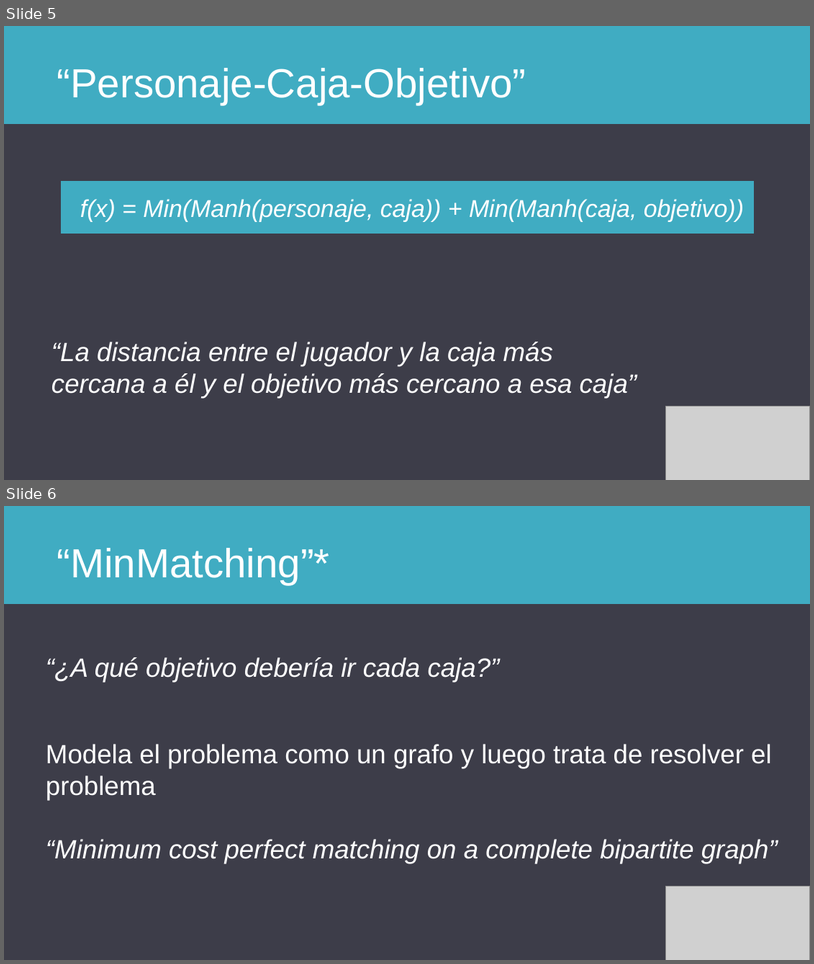
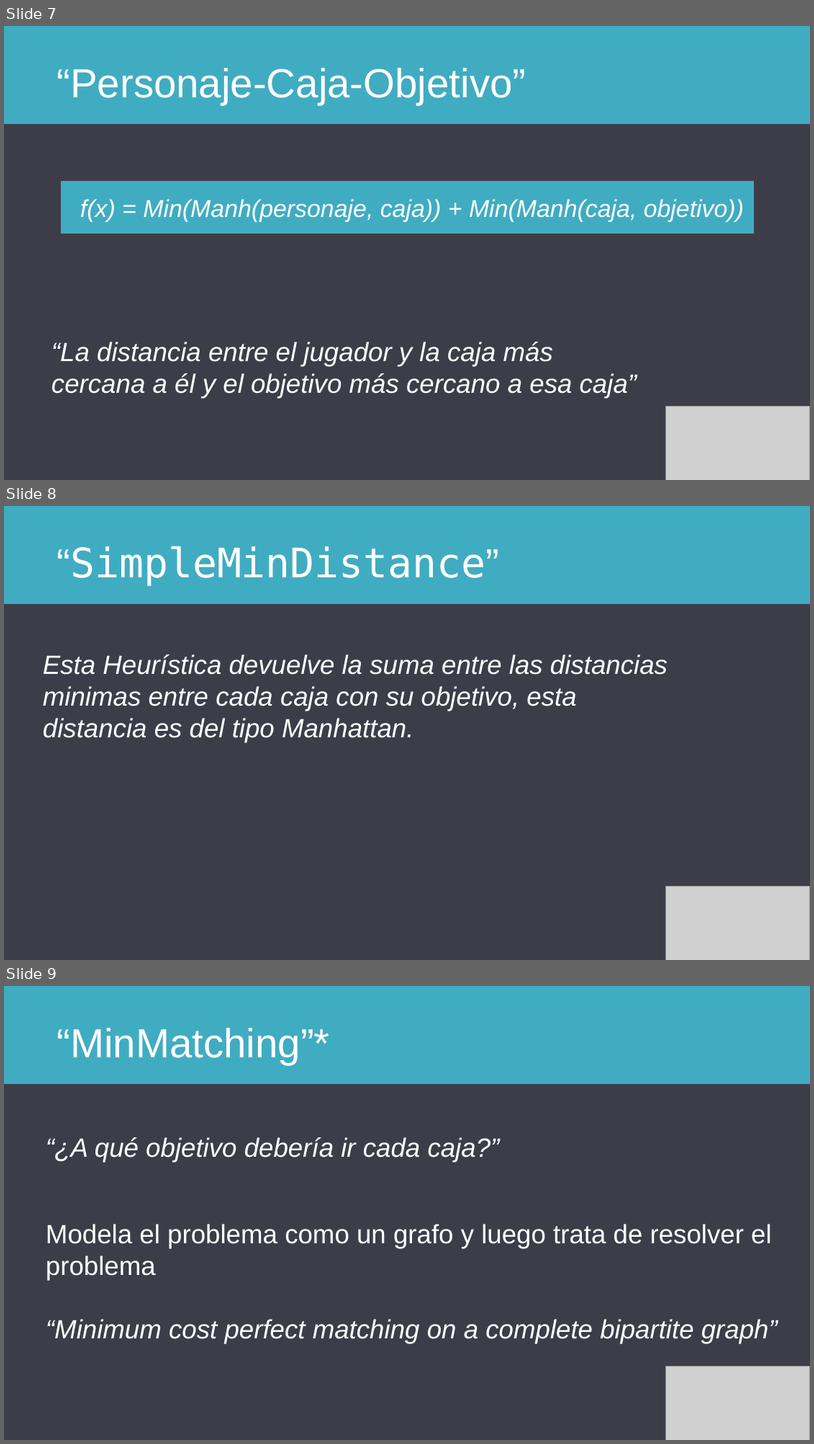
Before and after one commit to fermartin17/SIA_TP1, a slide deck: TP/presentacion_tp1.odp. Shown one above the other, each under a label of ours: slides 5 and 6 before the commit, slides 7, 8 and 9 after it. The pictures are 814x964 and 814x1444 pixels, drawn with LibreOffice and Linux fonts; fonts in the diff are those of the drawing; grey boxes stand for pictures. Boxes give left, top, right and bottom in pixels: in the first picture for what was removed or moved away, otherwise in the second. Text is boxed around its words. In the diff, an @@ line names an element or a change of style, - is before the commit and + after.

```diff
--- a/TP/presentacion_tp1.odp
+++ b/TP/presentacion_tp1.odp
@@ slide 8 added at [4,506,810,960], background #3D3D49 @@
@@ rectangle added at [4,506,810,604], fill #40ACC2, outline #40ACC2 0 pt @@
@@ text added at [57,546,500,584], 40 pt, text #FFFFFF @@
+“SimpleMinDistance”
@@ text added at [43,654,668,742], 26 pt, text #FFFFFF, italic @@
+Esta Heurística devuelve la suma entre las distancias minimas entre cada caja con su objetivo, esta distancia es del tipo Manhattan.
@@ picture added at [666,886,810,960] @@
@@ what was slide 5 is now slide 7 @@
@@ what was slide 6 is now slide 9 @@
```
Also in this commit, not shown: 5 other slides added, 5 other files.
